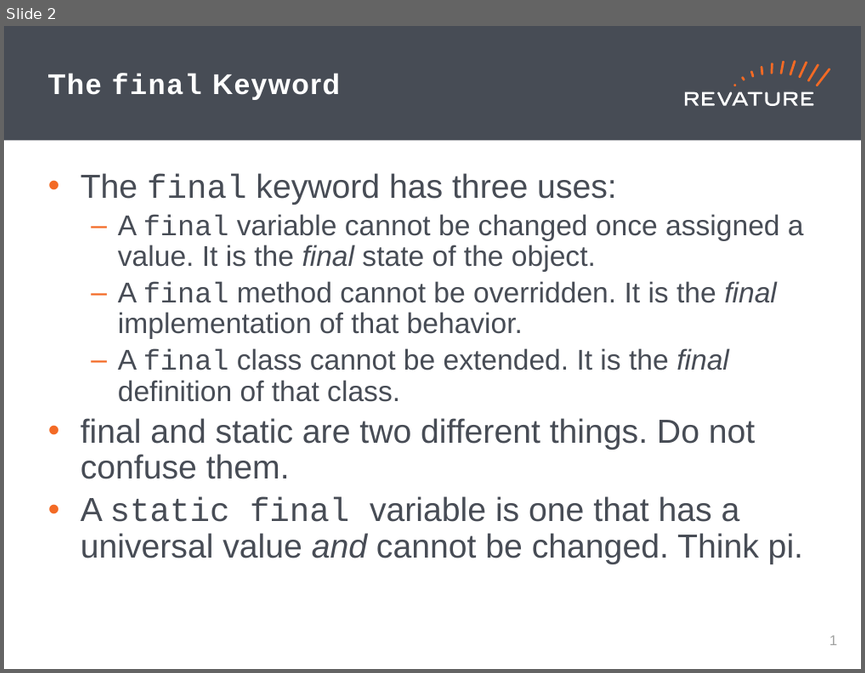
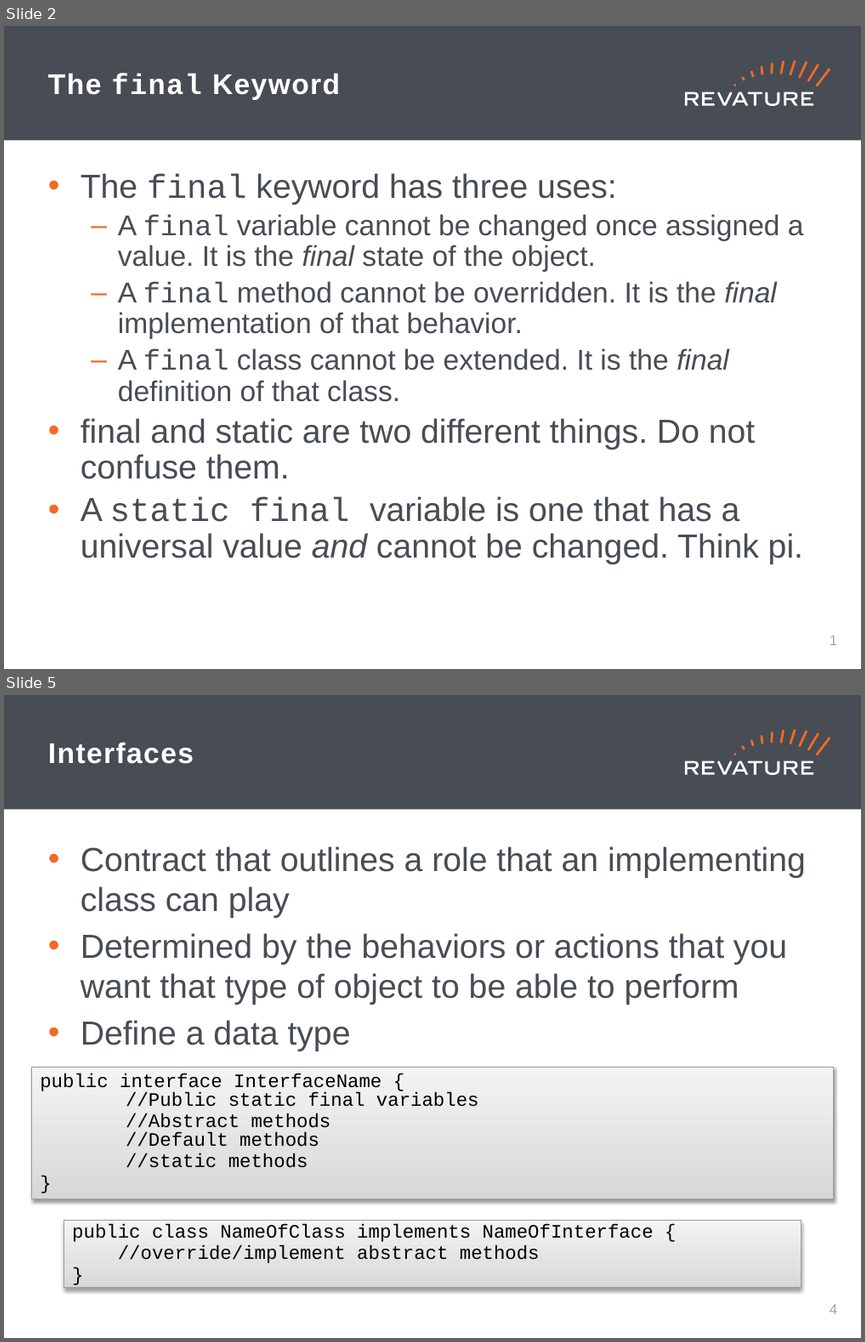
Before and after one commit to brynportella/RAP-210308, a slide deck: PPT/Day_14.pptx. Shown one above the other, each under a label of ours: slide 2 before the commit, slides 2 and 5 after it; the slides between them are not shown. The pictures are 865x673 and 865x1342 pixels, drawn with LibreOffice and Linux fonts; fonts in the diff are those of the drawing. Boxes give left, top, right and bottom in pixels: in the first picture for what was removed or moved away, otherwise in the second. Text is boxed around its words. In the diff, an @@ line names an element or a change of style, - is before the commit and + after.

```diff
--- a/PPT/Day_14.pptx
+++ b/PPT/Day_14.pptx
@@ slide 5 added at (x1=4, y1=695, x2=861, y2=1338), background #FFFFFF; not listed: 19 template elements that a slide beside it also shows @@
@@ title added at (x1=48, y1=742, x2=194, y2=764), 24 pt, text #FFFFFF, bold @@
+Interfaces
@@ text added at (x1=80, y1=846, x2=806, y2=1051), 28 pt, text #474C55 @@
+• Contract that outlines a role that an implementing class can play
+• Determined by the behaviors or actions that you want that type of object to be able to perform
+• Define a data type
@@ rectangle added at (x1=31, y1=1066, x2=834, y2=1199), fill gradient #D6D7D6 to #E2E2E2 to #F4F4F4, outline #9C9D9C 0.75 pt, 16 pt, text #000000 @@
+public interface InterfaceName {
+//Public static final variables
+//Abstract methods
+//Default methods
+//static methods
+}
@@ rectangle added at (x1=64, y1=1220, x2=801, y2=1287), fill gradient #D6D7D6 to #E2E2E2 to #F4F4F4, outline #9C9D9C 0.75 pt, 16 pt, text #000000 @@
+public class NameOfClass implements NameOfInterface {
+//override/implement abstract methods
+}
@@ page number added at (x1=829, y1=1304, x2=837, y2=1314), 12 pt, text #A0A1A0 @@
+4
```
Also in this commit, not shown: 10 other slides added, 13 other files.
